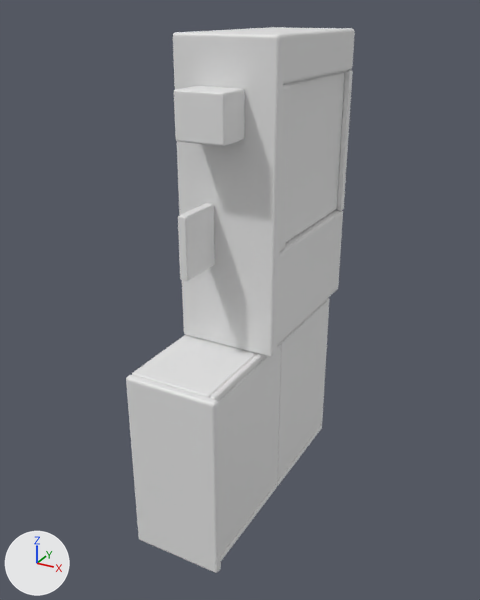
What one commit did to the OBJ model landstalker/data/proxies/merc_hearth_687.obj.
Rendered twice from a 50 mm camera at (265.6, -116.4, 291.2) aimed at (215.5, -25.3, 245.6). Arrows for +X, +Y and +Z are at lower left; the lights stay in place. The older version comes first. Where no turn or scale is listed for an object, it has been applied to the vertices. Vertices at exactly the same position are counted once.

Objects in the first picture: 'merc_hearth_687'.
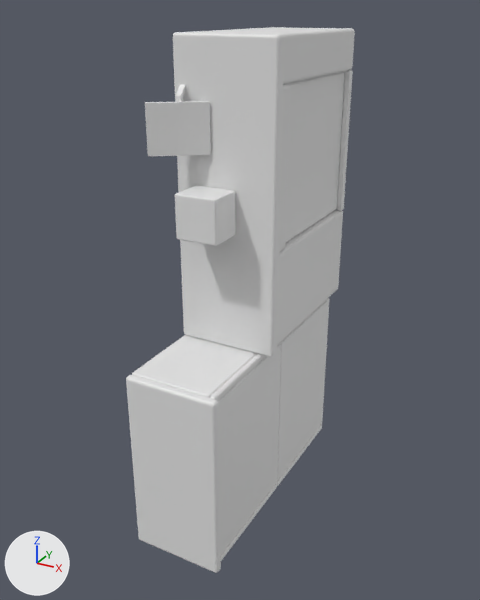
Scene script edits in JSON lines:
```json
{"block": "me_merc_hearth_687", "where": "# used by ob_merc_hearth_687; location = (0.0, 0.0, 0.0)"}
{"op": "remove", "block": "me_merc_hearth_687", "code": "me_merc_hearth_687.from_pydata(...)  # 2994 vertices, 2991 faces; spans x 208.0..225.0, y -48.0..0.0, z 208.0..288.0"}
{"op": "add", "block": "me_merc_hearth_687", "code": "me_merc_hearth_687.from_pydata(...)  # 2858 vertices, 2853 faces; spans x 206.4..225.0, y -48.0..0.0, z 208.0..288.0"}
{"block": "me_merc_hearth_687", "change": "me_merc_hearth_687 part 1: the loose piece of 152 vertices spanning x 213.2..214.8, y -40.0..-32.0, z 254.0..264.0 is deleted"}
{"block": "me_merc_hearth_687", "change": "me_merc_hearth_687 part 2"}
{"block": "me_merc_hearth_687", "change": "76 vertices in x 212.0..212.3, y -38.0..-32.0, z 274.0..281.0 move by (-0.5, 0.0, -14.5)"}
{"block": "me_merc_hearth_687", "change": "76 vertices in x 219.7..220.0, y -38.0..-32.0, z 274.0..281.0 move by (-1.5, 0.0, -14.5)"}
{"block": "me_merc_hearth_687", "change": "16 vertices are added at x 206.4..214.4, y -37.8..-31.5, z 271.4..281.0"}
{"block": "me_merc_hearth_687", "change": "12 new faces join them"}
```

Where the change shows, as pixel boxes (x1, y1, x2, y2) in the pictures (480 x 600 px; the box of a moved part takes in the faces that stretch with it):
```json
{"part": 1, "of": "me_merc_hearth_687", "change": "deleted", "before": [178, 203, 215, 281]}
{"part": 2, "of": "me_merc_hearth_687", "change": "moved or reshaped", "before": [174, 86, 245, 146], "after": [145, 85, 236, 246]}
```
